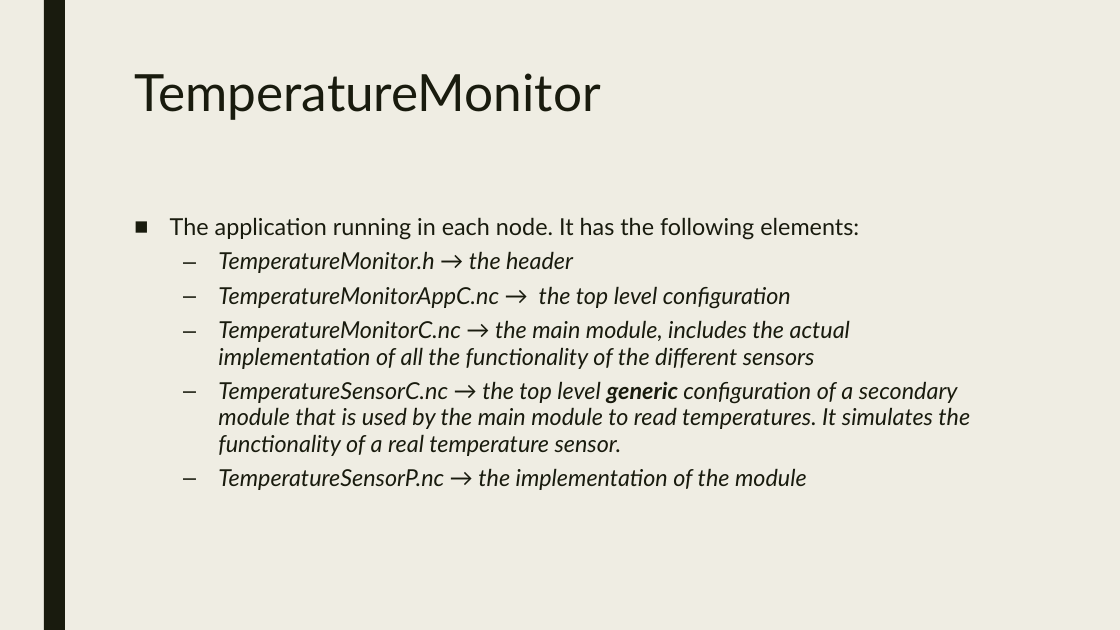
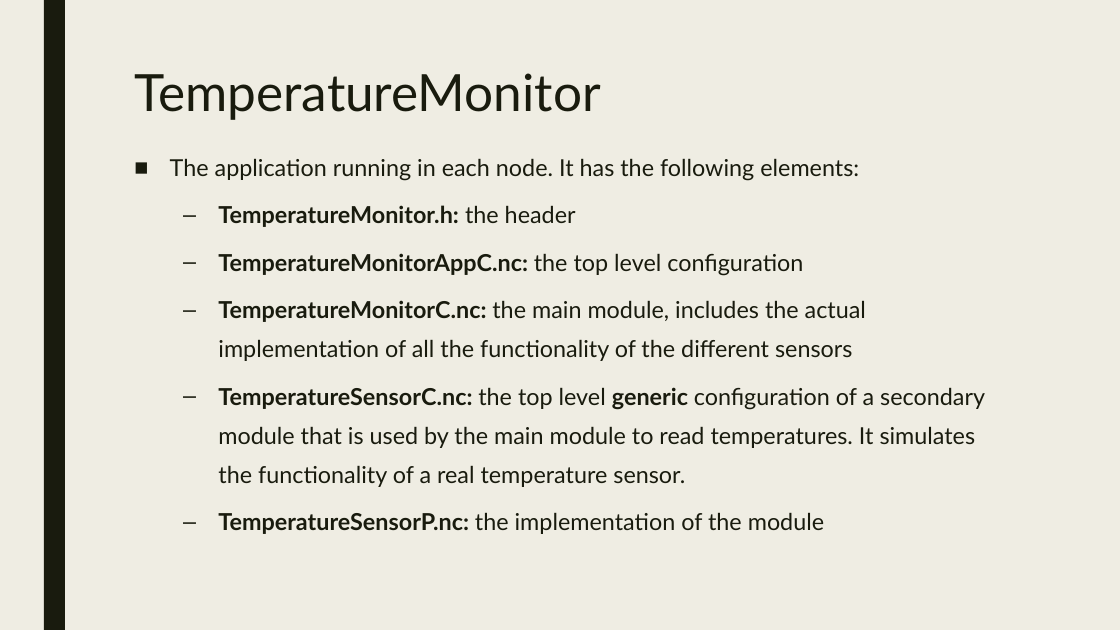
Before and after one commit to malonsocortes/Middleware_Final_Projects, a slide deck: slide 5 of Presentations/TemperatureProj.pptx. Drawn at 1120x630 pixels with LibreOffice and Linux fonts; fonts in the diff are those of the drawing. Boxes give left, top, right and bottom in pixels: in the first picture for what was removed or moved away, otherwise in the second. Text is boxed around its words. In the diff, an @@ line names an element or a change of style, - is before the commit and + after.

Commit message:
Final touches in presentation of Temperature Project

```diff
--- a/Presentations/TemperatureProj.pptx
+++ b/Presentations/TemperatureProj.pptx
@@ text "The application running in each ...": place and size @@
-text "The application running in each ..." at <box>170,217,970,490</box>
+text "The application running in each ..." at <box>170,158,985,534</box>
@@ text at <box>170,158,859,181</box>: line spacing 0.94 to 0.84 @@
@@ text at <box>218,205,985,534</box>: text changed; italic off @@
-  – TemperatureMonitor.h → the header
-  – TemperatureMonitorAppC.nc → the top level configuration
-  – TemperatureMonitorC.nc → the main module, includes the actual implementation of all the functionality of the different sensors
-  – TemperatureSensorC.nc → the top level generic configuration of a secondary module that is used by the main module to read temperatures. It simulates the functionality of a real temperature sensor.
-  – TemperatureSensorP.nc → the implementation of the module
+  – TemperatureMonitor.h: the header
+  – TemperatureMonitorAppC.nc: the top level configuration
+  – TemperatureMonitorC.nc: the main module, includes the actual implementation of all the functionality of the different sensors
+  – TemperatureSensorC.nc: the top level generic configuration of a secondary module that is used by the main module to read temperatures. It simulates the functionality of a real temperature sensor.
+  – TemperatureSensorP.nc: the implementation of the module
```
Also in this commit, not shown: 13 other slides changed.
